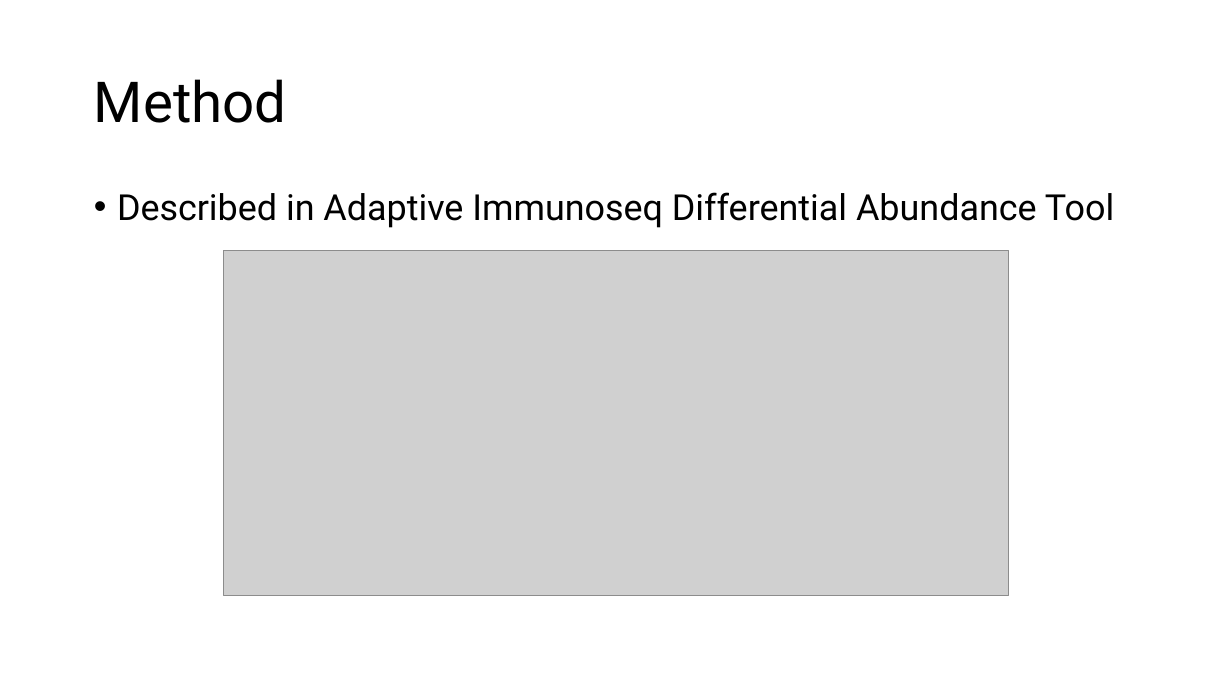
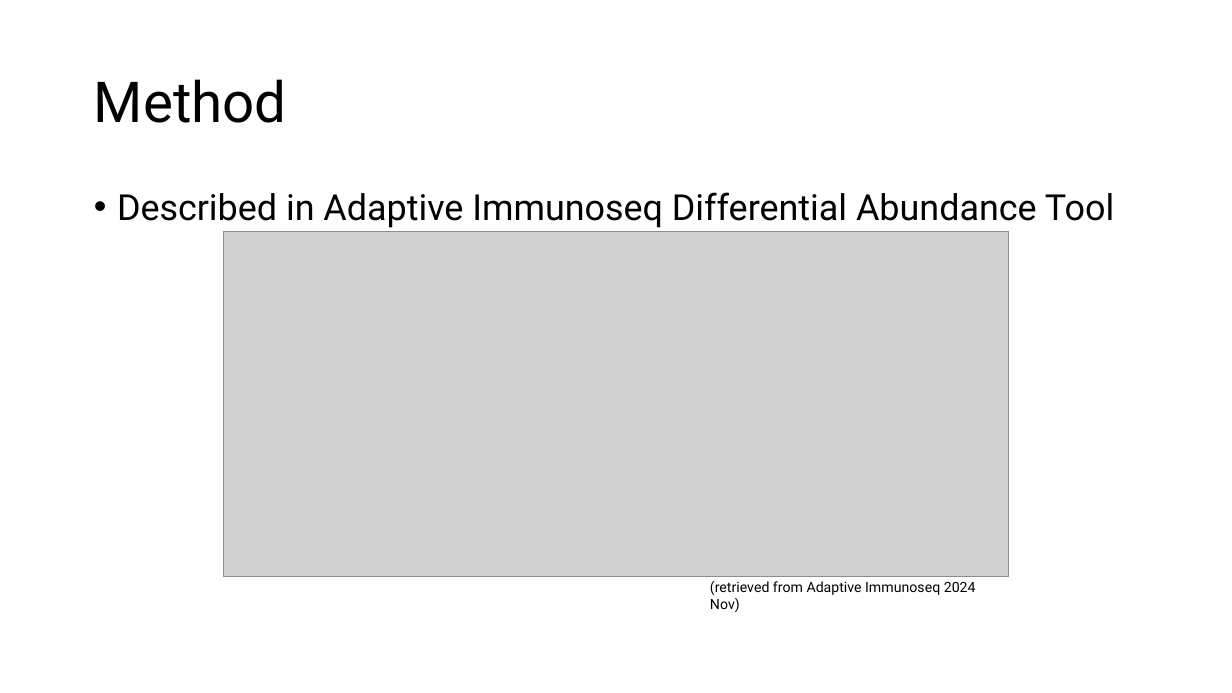
Before and after one commit to JackyLChow/TCRseq_pipeline, a slide deck: slide 2 of binomial_test_short.pptx. Drawn at 1232x693 pixels with LibreOffice and Linux fonts; fonts in the diff are those of the drawing; grey boxes stand for pictures. Boxes give left, top, right and bottom in pixels: in the first picture for what was removed or moved away, otherwise in the second. Text is boxed around its words. In the diff, an @@ line names an element or a change of style, - is before the commit and + after.

```diff
--- a/binomial_test_short.pptx
+++ b/binomial_test_short.pptx
@@ picture: place and size @@
-picture at [224, 250, 1009, 596]
+picture at [224, 232, 1009, 578]
@@ text added at [710, 581, 976, 612], 11 pt, text #000000 @@
+(retrieved from Adaptive Immunoseq 2024 Nov)
```
Also in this commit, not shown: 1 other slide changed.
